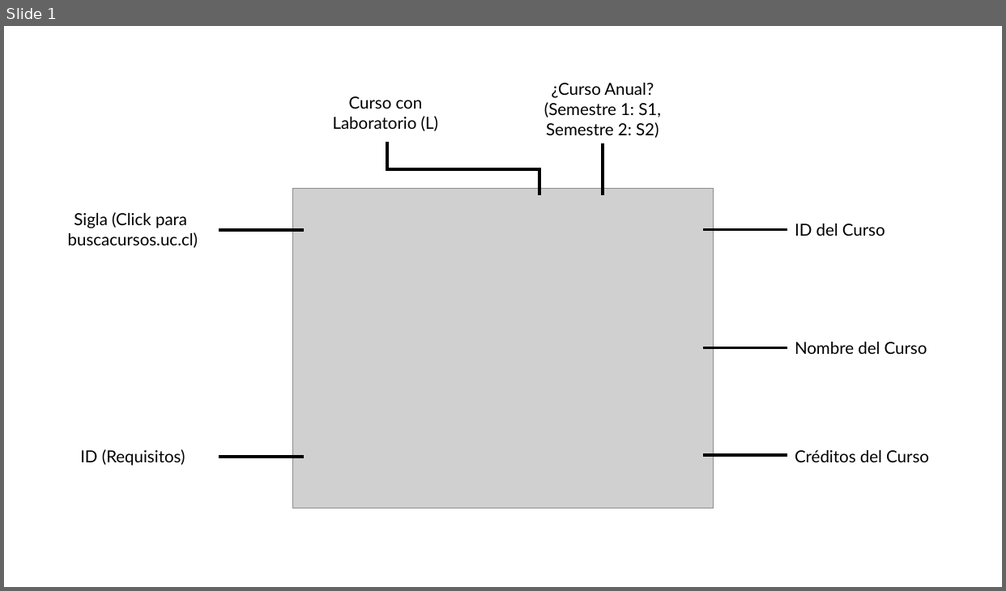
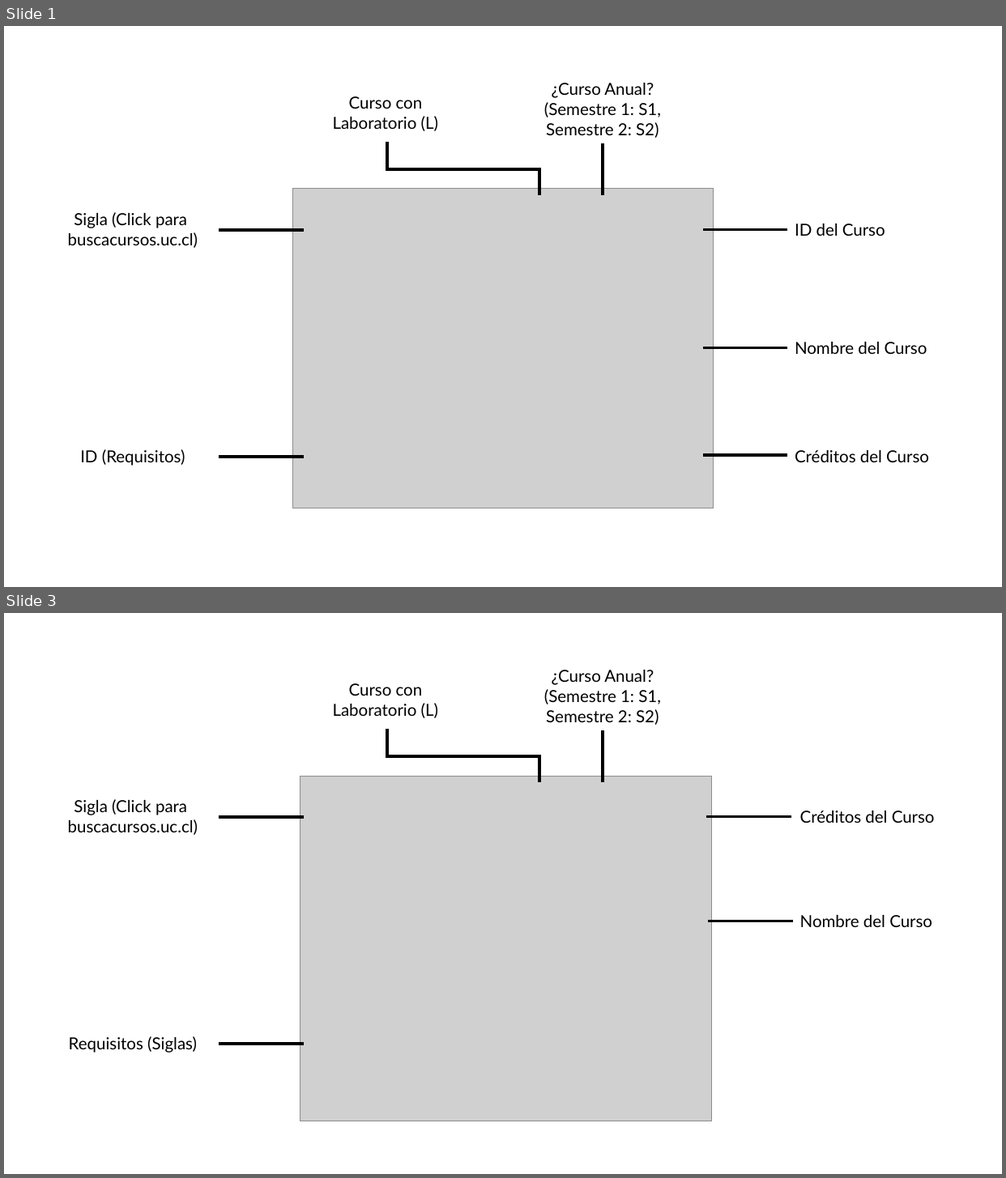
Before and after one commit to jj-sm/Astro-UC-Malla, a slide deck: Info.pptx. Shown one above the other, each under a label of ours: slide 1 before the commit, slides 1 and 3 after it; the slides between them are not shown. The pictures are 1006x591 and 1006x1178 pixels, drawn with LibreOffice and Linux fonts; fonts in the diff are those of the drawing; grey boxes stand for pictures. Boxes give left, top, right and bottom in pixels: in the first picture for what was removed or moved away, otherwise in the second. Text is boxed around its words. In the diff, an @@ line names an element or a change of style, - is before the commit and + after.

```diff
--- a/Info.pptx
+++ b/Info.pptx
@@ slide 3 added at (4, 613, 1002, 1174), background #FFFFFF @@
@@ text added at (333, 683, 438, 718), 16 pt, text #000000 @@
+Curso con Laboratorio (L)
@@ text added at (544, 670, 661, 725), 16 pt, text #000000 @@
+¿Curso Anual? (Semestre 1: S1, Semestre 2: S2)
@@ elbow line added from (542, 756) to (386, 730), #000000 3 pt @@
@@ line added from (603, 782) to (603, 730), #000000 3 pt @@
@@ line added from (540, 782) to (540, 756), #000000 3 pt @@
@@ picture added at (300, 776, 711, 1122) @@
@@ text added at (68, 799, 198, 835), 16 pt, text #000000 @@
+Sigla (Click para
+buscacursos.uc.cl)
@@ line added from (304, 816) to (219, 816), #000000 3 pt @@
@@ line added from (791, 816) to (707, 816), #000000 3 pt @@
@@ text added at (800, 811, 935, 823), 16 pt, text #000000 @@
+Créditos del Curso
@@ line added from (793, 922) to (708, 922), #000000 3 pt @@
@@ text added at (800, 915, 932, 927), 16 pt, text #000000 @@
+Nombre del Curso
@@ text added at (69, 1037, 197, 1053), 16 pt, text #000000 @@
+Requisitos (Siglas)
@@ line added from (304, 1044) to (219, 1044), #000000 3 pt @@
```
Also in this commit, not shown: 1 other slide added, 8 other files.
